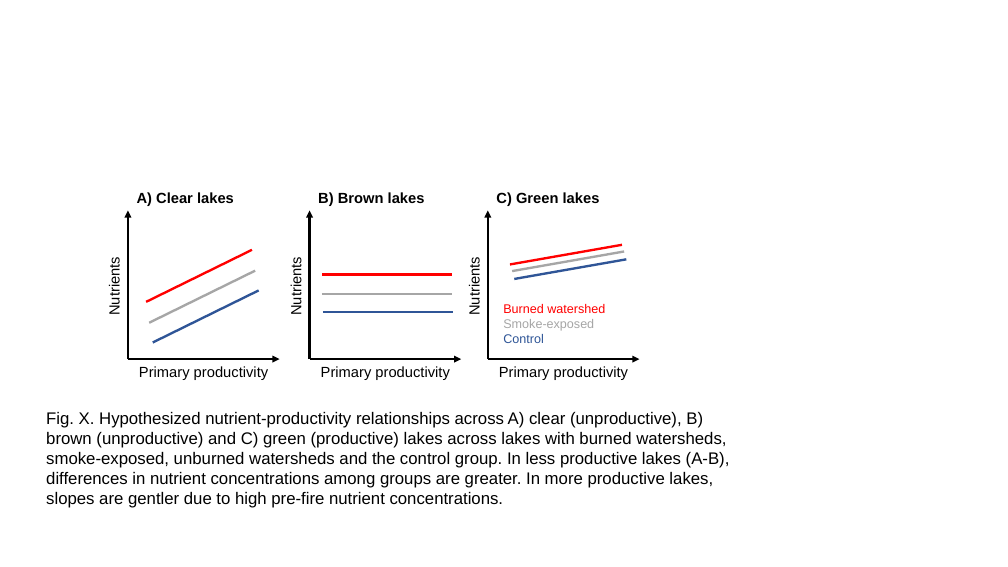
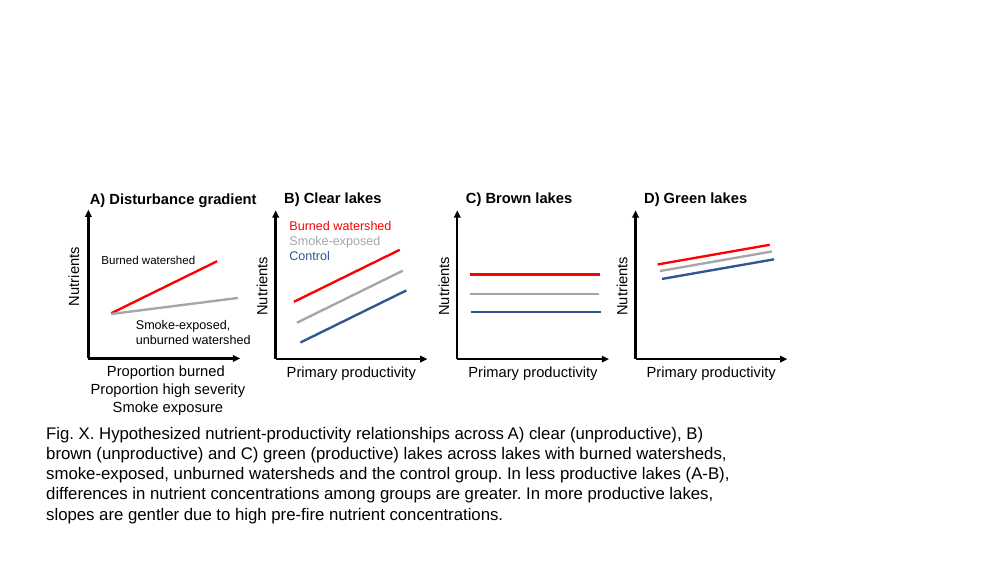
Before and after one commit to cont-limno/SplashNBurn, a slide deck: slide 1 of Figures/Conceptual.pptx. Drawn at 1008x567 pixels with LibreOffice and Linux fonts; fonts in the diff are those of the drawing. Boxes give left, top, right and bottom in pixels: in the first picture for what was removed or moved away, otherwise in the second. Text is boxed around its words. In the diff, an @@ line names an element or a change of style, - is before the commit and + after.

Commit message:
figuring things out

```diff
--- a/Figures/Conceptual.pptx
+++ b/Figures/Conceptual.pptx
@@ text added at (x1=90, y1=193, x2=257, y2=207), 14 pt, text #000000, bold @@
+A) Disturbance gradient
@@ text at (x1=284, y1=192, x2=382, y2=206): text changed @@
-A) Clear lakes
+B) Clear lakes
@@ text at (x1=466, y1=192, x2=572, y2=206): text changed @@
-B) Brown lakes
+C) Brown lakes
@@ text at (x1=644, y1=192, x2=747, y2=206): text changed @@
-C) Green lakes
+D) Green lakes
@@ arrow added from (88, 358) to (88, 210), #000000 2.25 pt @@
@@ text "Burned watershed" moved from (x1=503, y1=304, x2=605, y2=343) to (x1=289, y1=221, x2=391, y2=260) @@
@@ text added at (x1=66, y1=252, x2=82, y2=305), 14 pt, text #000000 @@
+Nutrients
@@ text added at (x1=101, y1=255, x2=195, y2=264), 11 pt, text #000000 @@
+Burned watershed
@@ line added from (111, 313) to (217, 262), #FF0000 2.25 pt @@
@@ line added from (111, 314) to (238, 298), #A6A6A6 2.25 pt @@
@@ 3 texts, 2 arrows, 1 line moved together from (x1=106, y1=210, x2=482, y2=380) to (x1=254, y1=210, x2=630, y2=380) @@
@@ text added at (x1=136, y1=320, x2=250, y2=344), 12 pt, text #000000 @@
+Smoke-exposed,
+unburned watershed
@@ 8 lines, 4 arrows, 3 texts moved together from (x1=128, y1=210, x2=640, y2=380) to (x1=276, y1=210, x2=787, y2=380) @@
@@ arrow added from (88, 358) to (240, 358), #000000 2.25 pt @@
@@ text added at (x1=91, y1=365, x2=245, y2=415), 14 pt, text #000000 @@
+Proportion burned
+Proportion high severity
+Smoke exposure
@@ text "Fig. X. Hypothesized nutrient-productivity relationships ..." moved from (x1=46, y1=412, x2=730, y2=508) to (x1=46, y1=427, x2=730, y2=524) @@
```
